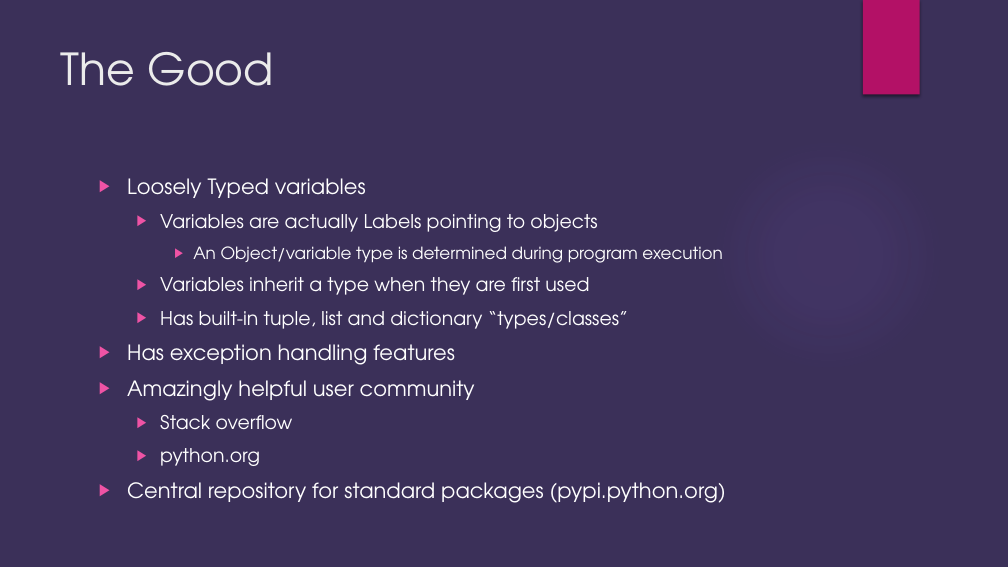
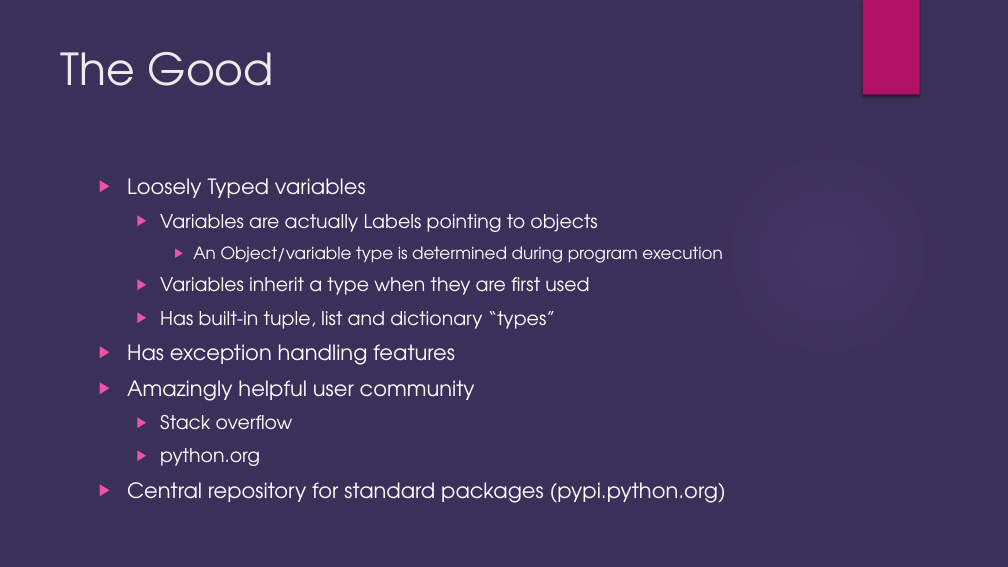
Before and after one commit to brianjgrier/Python-Overview, a slide deck: slide 5 of Python Introduction.pptx. Drawn at 1008x567 pixels with LibreOffice and Linux fonts; fonts in the diff are those of the drawing; background and template pictures are left out. Boxes give left, top, right and bottom in pixels: in the first picture for what was removed or moved away, otherwise in the second. Text is boxed around its words. In the diff, an @@ line names an element or a change of style, - is before the commit and + after.

```diff
--- a/Python Introduction.pptx
+++ b/Python Introduction.pptx
@@ text at box(160, 311, 556, 329): text changed @@
-  ▶ Has built-in tuple, list and dictionary “types/classes”
+  ▶ Has built-in tuple, list and dictionary “types”
```
Also in this commit, not shown: 9 other slides changed, 8 slides removed.
